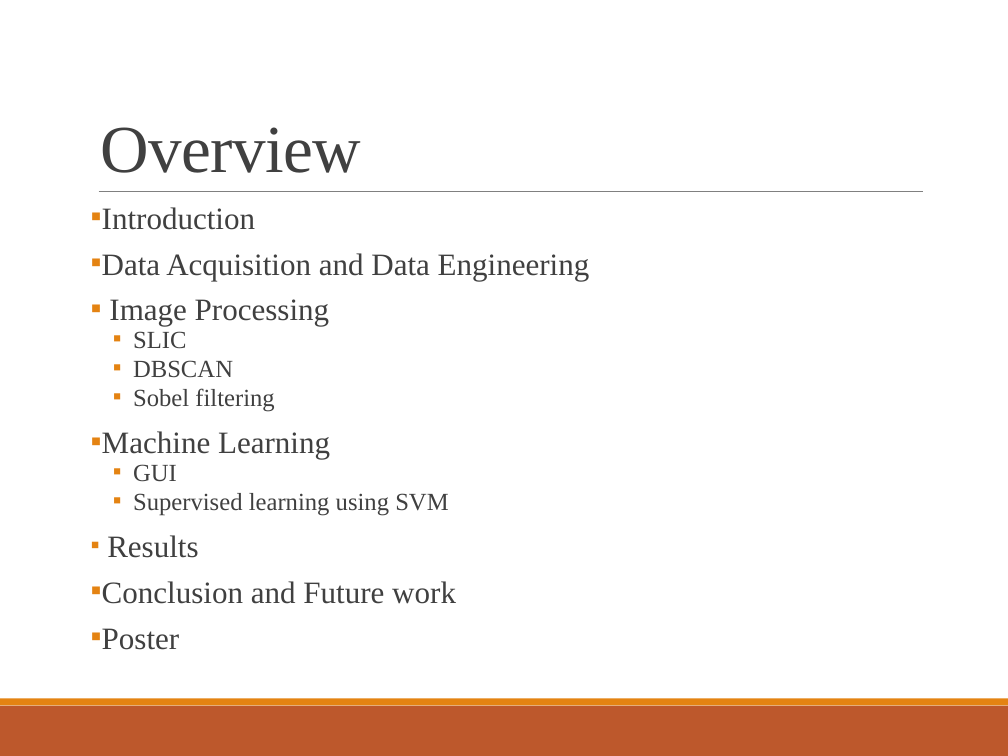
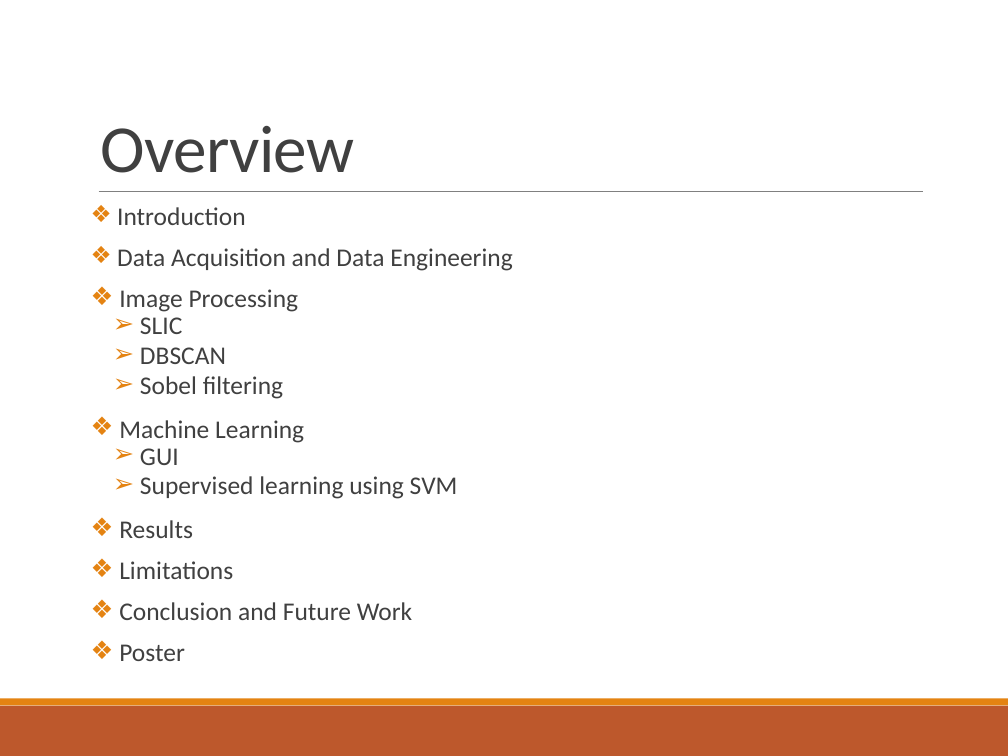
Before and after one commit to somyamohanty/Pixel_Dawgs, a slide deck: slide 2 of Final Presentation.pptx. Drawn at 1008x756 pixels with LibreOffice and Linux fonts; fonts in the diff are those of the drawing. Boxes give left, top, right and bottom in pixels: in the first picture for what was removed or moved away, otherwise in the second. Text is boxed around its words. In the diff, an @@ line names an element or a change of style, - is before the commit and + after.

Commit message:
Adding completed final presentation and some images used in the presentation

```diff
--- a/Final Presentation.pptx
+++ b/Final Presentation.pptx
@@ title "Overview" at box(101, 126, 354, 173): font Times New Roman to Calibri @@
@@ text at box(117, 207, 512, 661): size 22.2 to 18.2 pt in "Introduction", "Data Acquisition and Data Engineering", "Image Processing", "Machine Learning" and 2 more places; font Times New Roman to Calibri in "Introduction", "Data Acquisition and Data Engineering", "Image Processing", "SLIC" and 7 more places; size 17.6 to 18.2 pt in "SLIC", "DBSCAN", "Sobel filtering", "GUI" and 1 more places; bullet ▪ to ❖; bullet ▪ to ➢ @@
@@ text at box(119, 561, 413, 620): text changed; size 22.2 to 18.2 pt; font Times New Roman to Calibri @@
-▪ Conclusion and Future work
+❖ Limitations
+❖ Conclusion and Future Work
```
Also in this commit, not shown: 3 other slides changed, 13 slides added, 2 other files.
